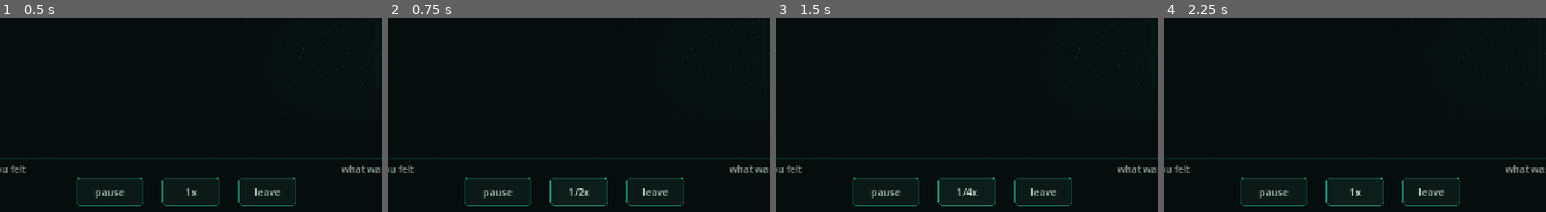
Above: before the commit, frames 1-4 (left to right).
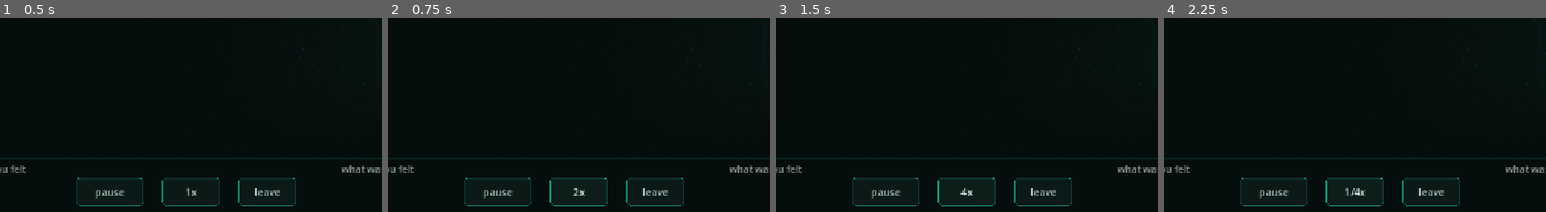
Above: after the commit, the same moments.

Repository: sinikebe/biogenic
Game: Godot game, scene res://game/replay/replay.tscn
Two runs of this game, one before a commit and one after it. Both use one fixed random seed, a clock stepped at 60 frames per second and the inputs below. This scene is started directly instead of the project's main scene.
Inputs:
- Up to frame 1 (0.5 s): no input
- Up to frame 2 (0.75 s): click "1x" at 0.5 s
- Up to frame 3 (1.5 s): click "1/2x" (after the commit: "2x") at 1.25 s
- Up to frame 4 (2.25 s): click "1/4x" (after the commit: "4x") at 2 s
The pictures show only the part of the screen within x 26-76%, y 50-100%; the shares and areas given below are measured in that part.

Frame 1 is identical in both runs. In frame 2, 0.1% of the frame differs, in the area x 47-53%, y 87-92%; in frame 3, 0.1%; in frame 4, 0.1%.

Commit message:
The replay after death can now play at 2x and 4x
The owner: "the ability to speed up the replay after death". A newborn
that never eats lives thirty seconds, so the replay is mostly the run-up
and the part worth watching is the end.

The transport keeps its one speed toggle (replay.md §7 row 5). It now
cycles 1x, 2x, 4x, 1/4x and 1/2x. A tap goes faster to skim, and the tap
after 4x drops straight to 1/4x, which is the tap a player wants as the
death arrives.

Measured on the built screen, the cursor moves 1.02, 2.03, 4.07, 0.25
and 0.51 s of replay per second, then 1.02 again. The membrane is
replayed from recorded snapshots, so it keeps pace at any speed.
Photographed at 1280x720 and 2400x1080.

Co-Authored-By: Claude Opus 5.5 <noreply@anthropic.com>
Claude-Session: https://claude.ai/code/session_012X3tRQdfBdPzgw5rX73Ymi

Diff:
--- a/game/replay/replay.gd
+++ b/game/replay/replay.gd
@@ -13,11 +13,11 @@
 ## hangs two buttons underneath.
 ##
 ## **The transport is minimal on purpose.** Play/pause with a loop, one speed
-## toggle through 1x, 1/2x and 1/4x, and `leave`. No scrub bar, no jump buttons,
-## no frame step: the panes are the feature and a video editor grafted onto them
-## is the part of the ask that is disproportionate. A button tapped sixty times
-## to cross a second is not a control; 1/4x with a pause does the same job in
-## one tap. docs/design/replay.md §5 and owner's call 5 in §7.
+## toggle through 1x, 2x, 4x, 1/4x and 1/2x, and `leave`. No scrub bar, no jump
+## buttons, no frame step: the panes are the feature and a video editor grafted
+## onto them is the part of the ask that is disproportionate. A button tapped
+## sixty times to cross a second is not a control; 1/4x with a pause does the
+## same job in one tap. docs/design/replay.md §5 and owner's call 5 in §7.
 ##
 ## Nothing here is freed on a death and nothing here is written to disk. Closing
 ## it is `queue_free()`; the ring dies with the run that made it.
@@ -65,10 +65,16 @@
 ## How far up the band the row of controls starts, under the captions.
 const ROW_TOP := 32.0
 
-## 1x, then half, then a quarter. Three, because slower than a quarter is a
-## still and there is a pause button for that.
-const SPEEDS: Array[float] = [1.0, 0.5, 0.25]
-const SPEED_TEXT: Array[String] = ["1x", "1/2x", "1/4x"]
+## **Faster first, then slower** (the owner, 2026-09-29: "the ability to speed
+## up the replay after death"). A born cell that never eats lives thirty
+## seconds, so the replay is mostly the run-up and the part worth watching is
+## the end. A tap goes to 2x and 4x to skim it, and the next tap from 4x drops
+## straight to 1/4x -- the one tap a player wants as the death arrives -- then
+## 1/2x, then back to 1x. Still one toggle (replay.md §7 row 5). Slower than a
+## quarter is a still, and there is a pause button for that; faster than four
+## crosses a life in eight seconds, which is a blur.
+const SPEEDS: Array[float] = [1.0, 2.0, 4.0, 0.25, 0.5]
+const SPEED_TEXT: Array[String] = ["1x", "2x", "4x", "1/4x", "1/2x"]
 
 ## Set by the run before this scene enters the tree.
 var recorder: RecorderNode = null
Not shown, changed: docs/design/replay.md
